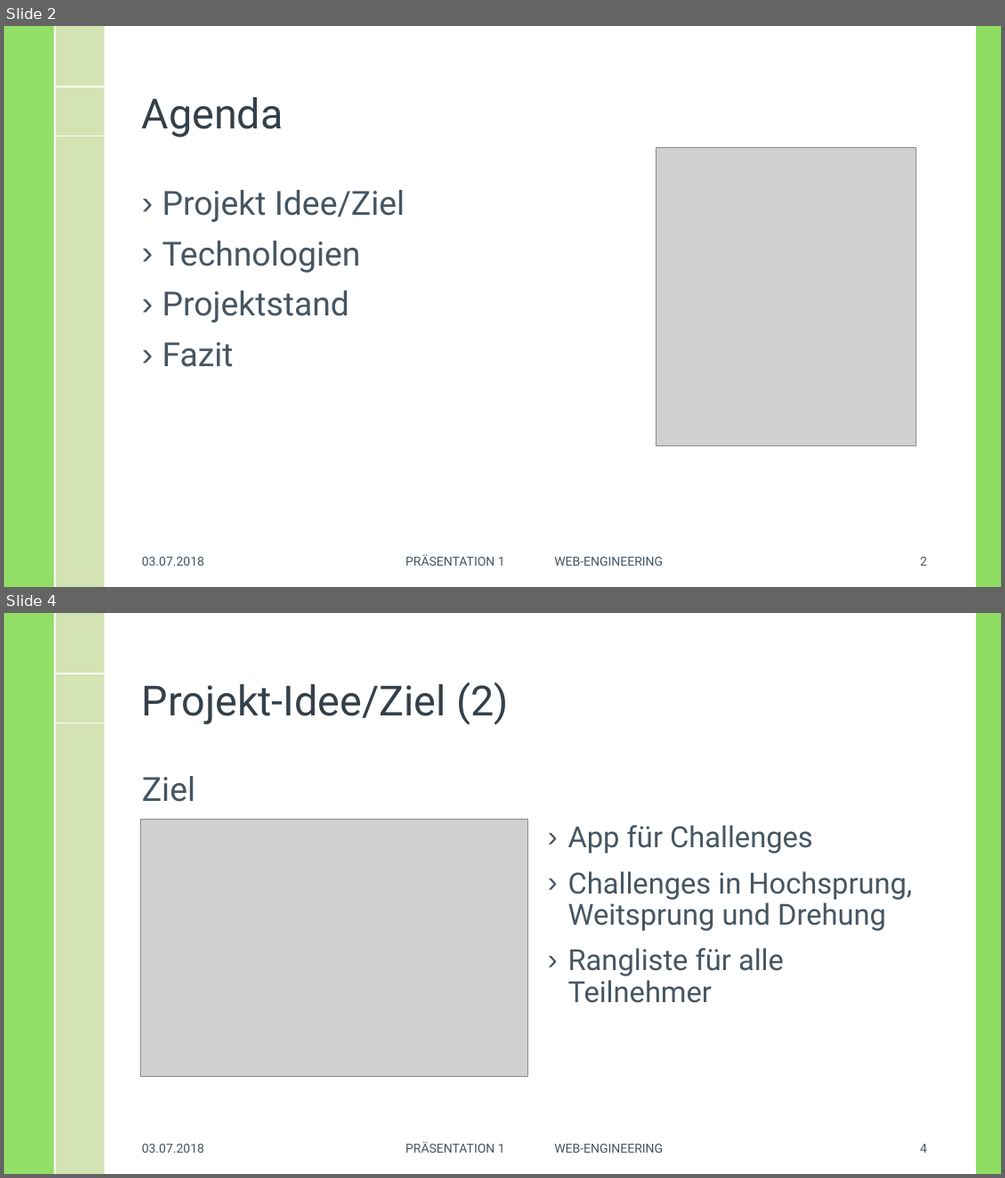
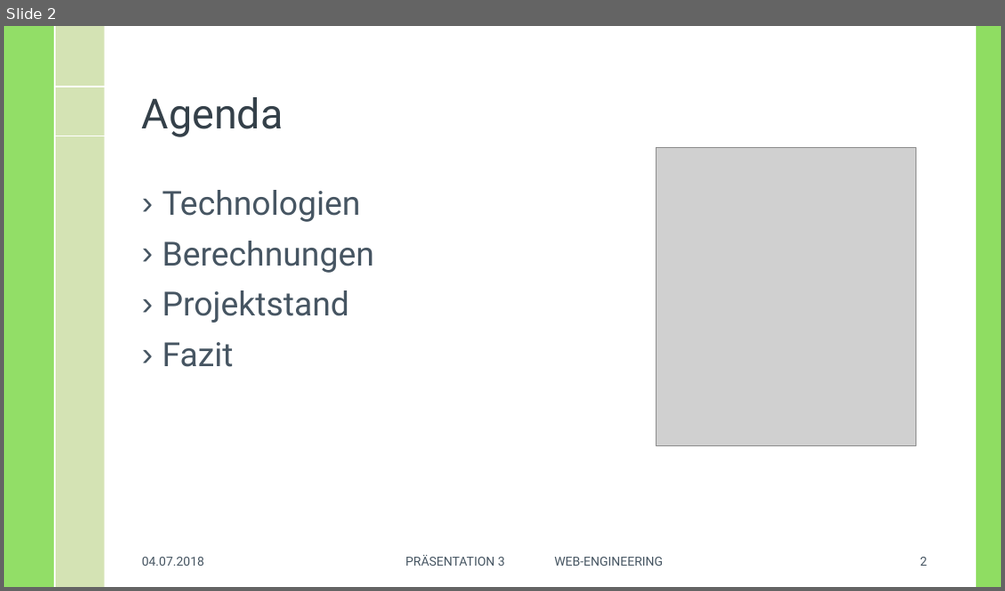
Before and after one commit to MasterInformatikHsBochum/data-app, a slide deck: Praesentation/WE-Präsentation3-06_07_18.pptx. Shown one above the other, each under a label of ours: slides 2 and 4 before the commit, slide 2 after it; the slides between them are not shown. The pictures are 1005x1178 and 1005x591 pixels, drawn with LibreOffice and Linux fonts; fonts in the diff are those of the drawing; grey boxes stand for pictures; background and template pictures are left out. Boxes give left, top, right and bottom in pixels: in the first picture for what was removed or moved away, otherwise in the second. Text is boxed around its words. In the diff, an @@ line names an element or a change of style, - is before the commit and + after.

```diff
--- a/Praesentation/WE-Präsentation3-06_07_18.pptx
+++ b/Praesentation/WE-Präsentation3-06_07_18.pptx
@@ slide 4 removed at (4, 613, 1001, 1174), background #FFFFFF; not listed: 6 template elements that a slide beside it also shows @@
@@ title removed at (142, 682, 508, 725) @@
-Projekt-Idee/Ziel (2)
@@ text removed at (142, 776, 195, 802) @@
-Ziel
@@ picture removed at (141, 819, 528, 1076) @@
@@ text removed at (568, 825, 912, 1003) @@
-› App für Challenges
-› Challenges in Hochsprung, Weitsprung und Drehung
-› Rangliste für alle Teilnehmer
@@ text removed at (142, 1143, 204, 1152) @@
-03.07.2018
@@ text removed at (405, 1142, 663, 1152) @@
-PRÄSENTATION 1 WEB-ENGINEERING
@@ page number removed at (920, 1143, 927, 1152) @@
-4
@@ slide 2 changed as well @@
@@ text at (162, 190, 404, 222): paragraph removed @@
-› Projekt Idee/Ziel
@@ text at (162, 240, 374, 273): paragraph added @@
+› Berechnungen
@@ text at (142, 556, 204, 565): text changed @@
-03.07.2018
+04.07.2018
@@ text at (405, 555, 663, 565): text changed @@
-PRÄSENTATION 1 WEB-ENGINEERING
+PRÄSENTATION 3 WEB-ENGINEERING
```
Also in this commit, not shown: 14 other slides changed, 2 other slides removed.
